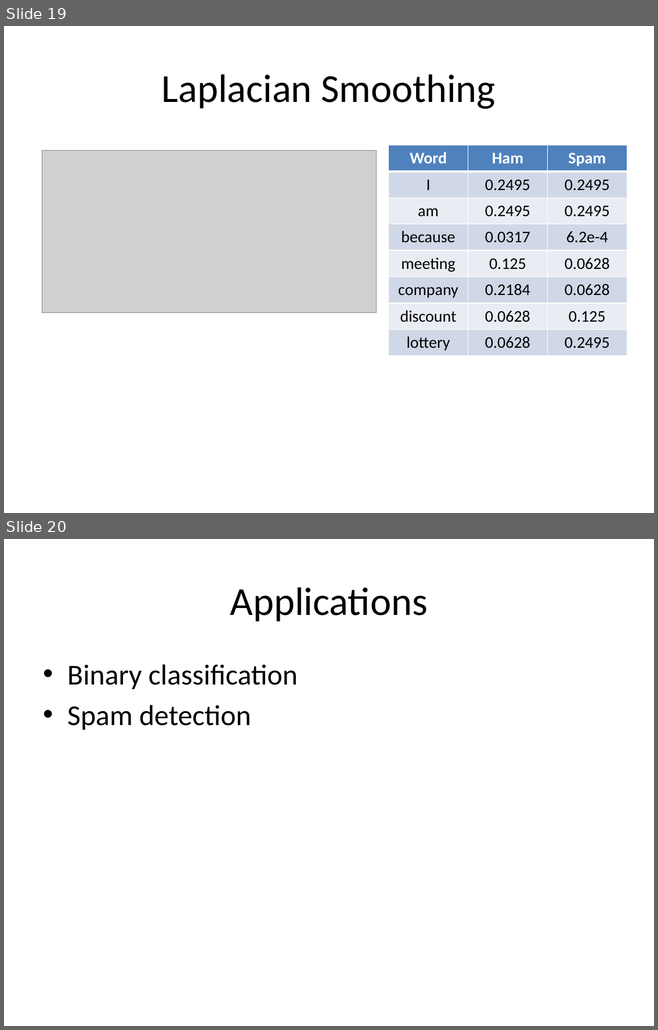
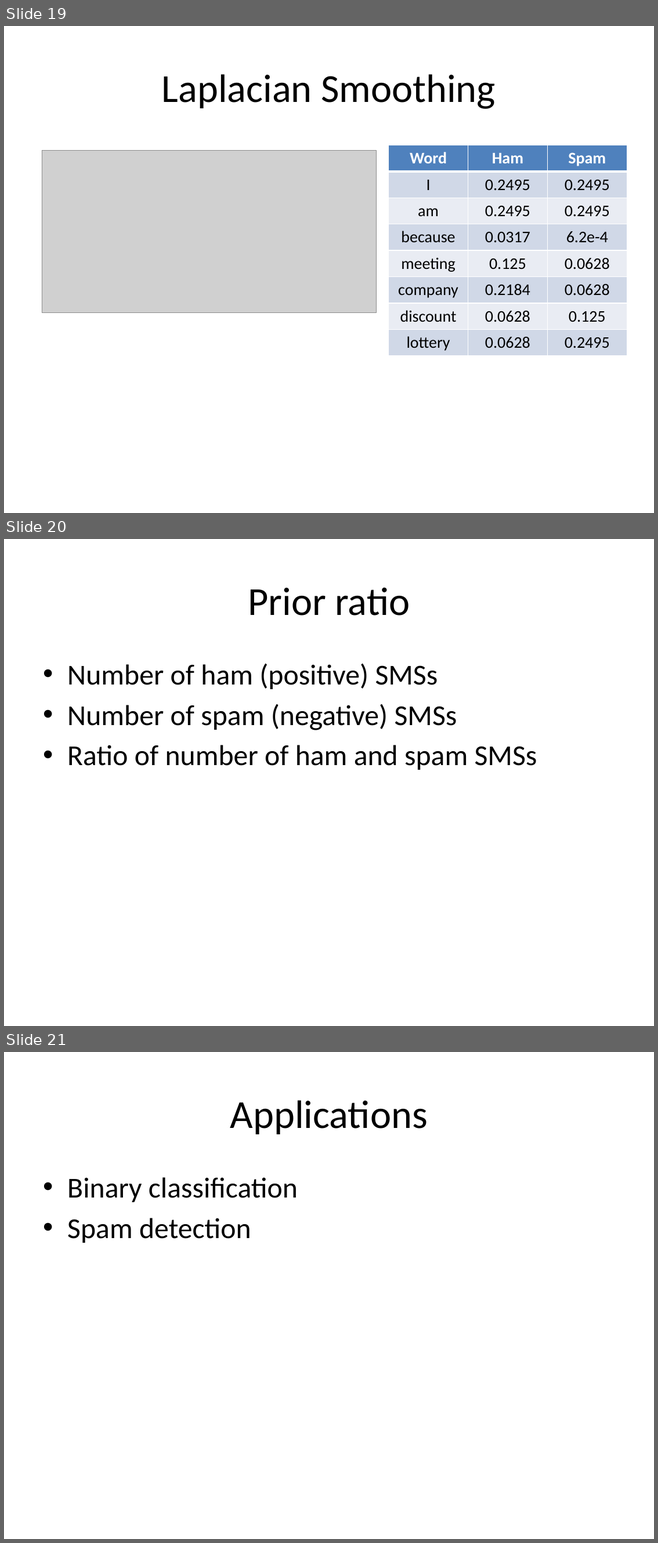
Before and after one commit to look4pritam/ArtificialIntelligence, a slide deck: MachineLearning/NaiveBayes/NaiveBayes.pptx. Shown one above the other, each under a label of ours: slides 19 and 20 before the commit, slides 19, 20 and 21 after it. The pictures are 658x1030 and 658x1543 pixels, drawn with LibreOffice and Linux fonts; fonts in the diff are those of the drawing; grey boxes stand for pictures. Boxes give left, top, right and bottom in pixels: in the first picture for what was removed or moved away, otherwise in the second. Text is boxed around its words. In the diff, an @@ line names an element or a change of style, - is before the commit and + after.

```diff
--- a/MachineLearning/NaiveBayes/NaiveBayes.pptx
+++ b/MachineLearning/NaiveBayes/NaiveBayes.pptx
@@ slide 20 added at <box>4,539,654,1026</box>, background #FFFFFF @@
@@ title added at <box>248,587,409,616</box>, 44 pt, text #000000 @@
+Prior ratio
@@ text added at <box>67,663,537,770</box>, 32 pt, text #000000 @@
+• Number of ham (positive) SMSs
+• Number of spam (negative) SMSs
+• Ratio of number of ham and spam SMSs
@@ what was slide 20 is now slide 21 @@
```
Also in this commit, not shown: 2 slides changed.
